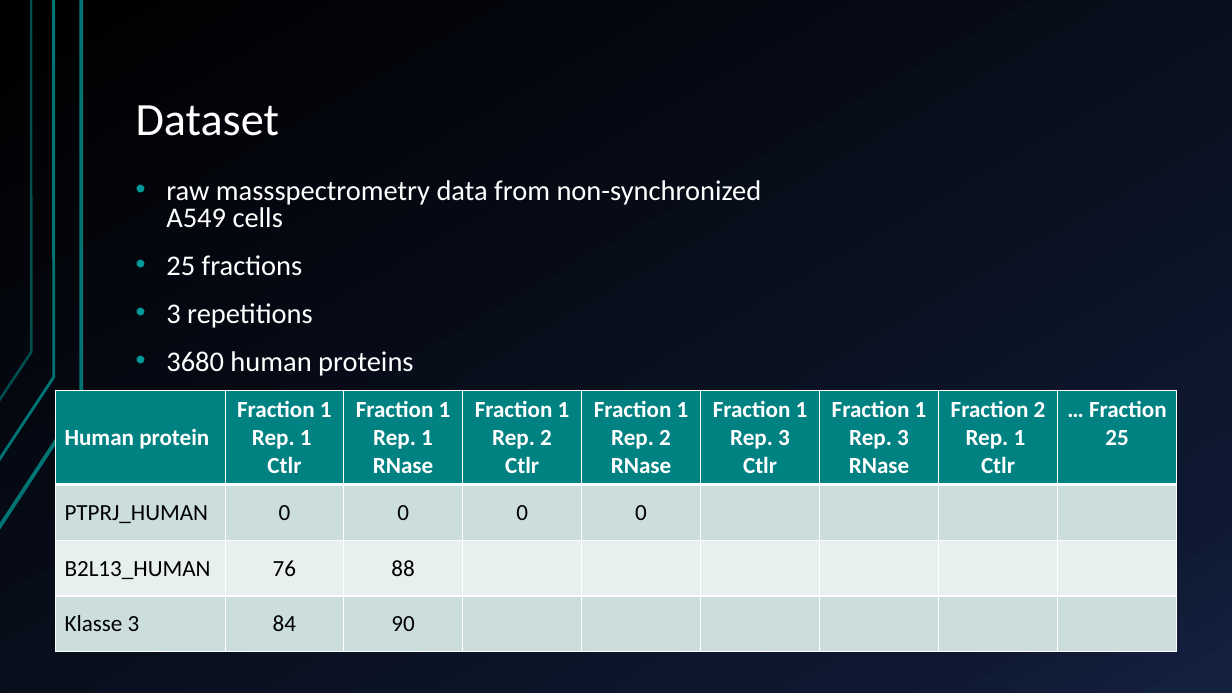
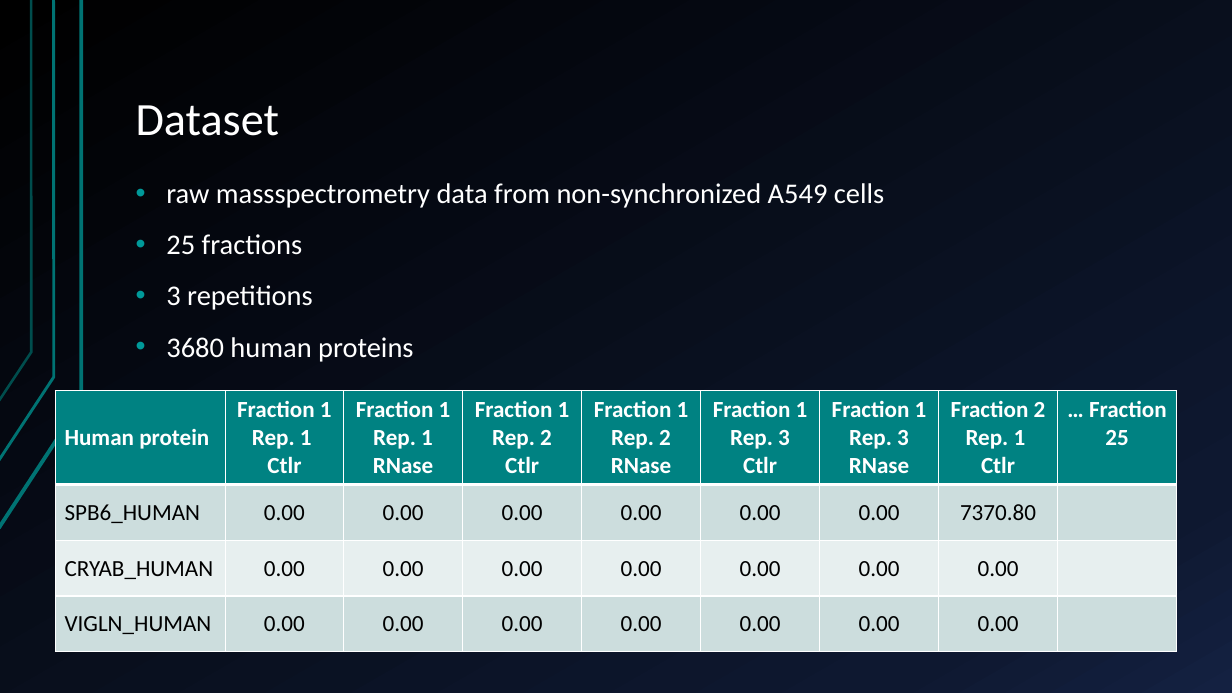
Before and after one commit to AlexandraKummer/2021-topic-03-team-04, a slide deck: slide 4 of Project proposal.pptx. Drawn at 1232x693 pixels with LibreOffice and Linux fonts; fonts in the diff are those of the drawing. Boxes give left, top, right and bottom in pixels: in the first picture for what was removed or moved away, otherwise in the second. Text is boxed around its words. In the diff, an @@ line names an element or a change of style, - is before the commit and + after.

```diff
--- a/Project proposal.pptx
+++ b/Project proposal.pptx
@@ text "raw massspectrometry data from non-synchronized ..." at bbox=[166, 183, 884, 362]: line spacing 0.8 to 0.9 @@
@@ table at bbox=[55, 391, 1178, 651] @@
-row 2: PTPRJ_HUMAN | 0 | 0 | 0 | 0 |  |  |  | 
+row 2: SPB6_HUMAN | 0.00 | 0.00 | 0.00 | 0.00 | 0.00 | 0.00 | 7370.80 | 
-row 3: B2L13_HUMAN | 76 | 88 |  |  |  |  |  | 
+row 3: CRYAB_HUMAN | 0.00 | 0.00 | 0.00 | 0.00 | 0.00 | 0.00 | 0.00 | 
-row 4: Klasse 3 | 84 | 90 |  |  |  |  |  | 
+row 4: VIGLN_HUMAN | 0.00 | 0.00 | 0.00 | 0.00 | 0.00 | 0.00 | 0.00 | 
```
Also in this commit, not shown: 6 other slides changed, 9 slides added, 4 slides removed.
